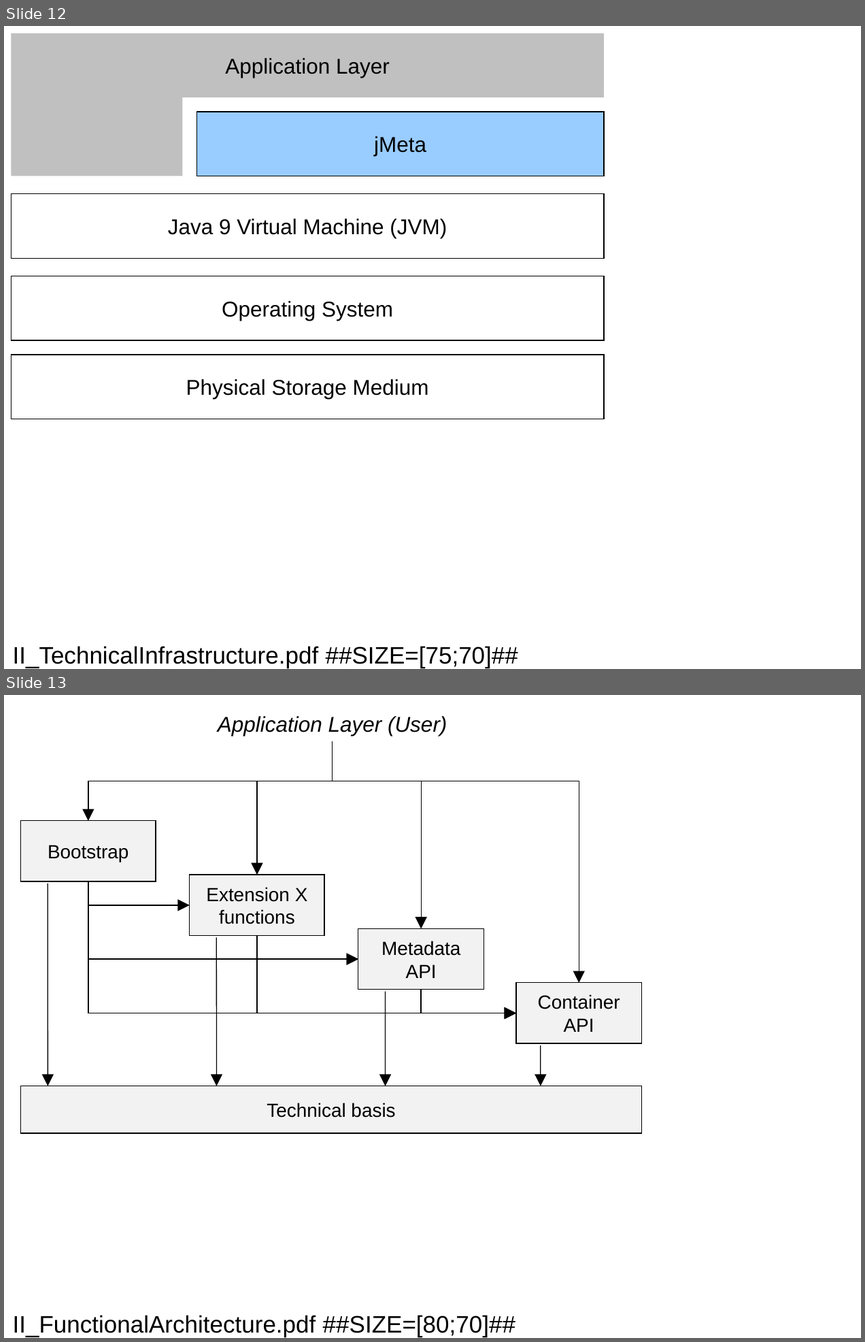
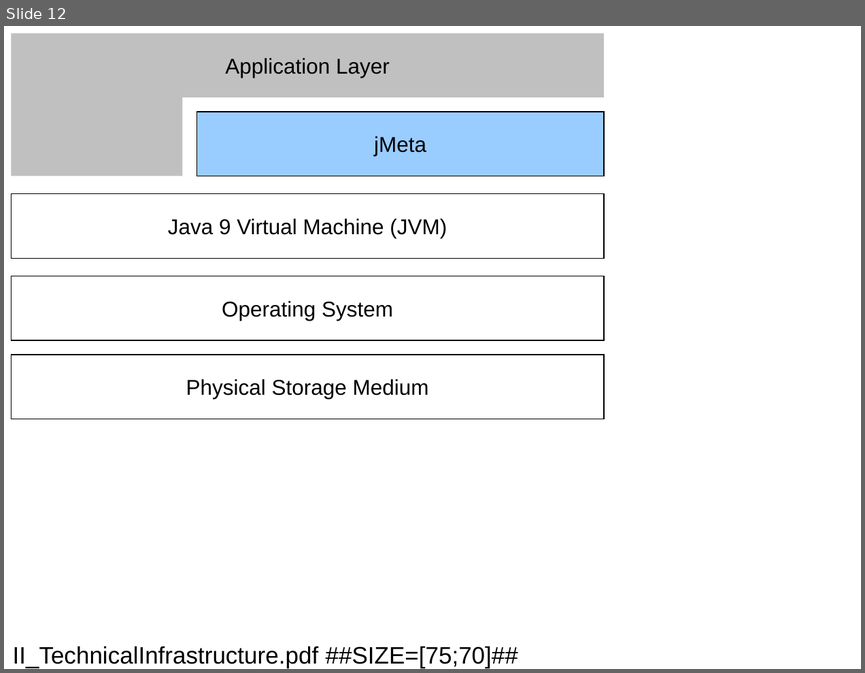
Before and after one commit to jebbard/jMeta, a slide deck: jMetaDocs/DesignConcept/figures/FiguresTotal.ppt. Shown one above the other, each under a label of ours: slides 12 and 13 before the commit, slide 12 after it. The pictures are 865x1342 and 865x673 pixels, drawn with LibreOffice and Linux fonts; fonts in the diff are those of the drawing. Boxes give left, top, right and bottom in pixels: in the first picture for what was removed or moved away, otherwise in the second. Text is boxed around its words. In the diff, an @@ line names an element or a change of style, - is before the commit and + after.

```diff
--- a/jMetaDocs/DesignConcept/figures/FiguresTotal.ppt
+++ b/jMetaDocs/DesignConcept/figures/FiguresTotal.ppt
@@ slide 13 removed at (4,695,861,1338), background #FFFFFF @@
@@ text removed at (218,716,447,736) @@
-Application Layer (User)
@@ elbow arrow removed from (332, 741) to (88, 821) @@
@@ elbow arrow removed from (332, 741) to (257, 875) @@
@@ elbow arrow removed from (332, 741) to (422, 929) @@
@@ elbow arrow removed from (332, 741) to (579, 983) @@
@@ rectangle removed at (21,821,156,882) @@
-Bootstrap
@@ rectangle removed at (189,875,324,936) @@
-Extension X functions
@@ arrow removed from (48, 883) to (48, 1086) @@
@@ elbow arrow removed from (88, 881) to (189, 905) @@
@@ elbow arrow removed from (88, 881) to (358, 959) @@
@@ elbow arrow removed from (88, 881) to (516, 1013) @@
@@ arrow removed from (216, 938) to (216, 1086) @@
@@ elbow arrow removed from (257, 936) to (358, 959) @@
@@ elbow arrow removed from (257, 936) to (516, 1013) @@
@@ rectangle removed at (358,929,484,989) @@
-Metadata API
@@ arrow removed from (385, 991) to (385, 1086) @@
@@ elbow arrow removed from (422, 989) to (516, 1013) @@
@@ rectangle removed at (516,983,643,1044) @@
-Container API
@@ arrow removed from (541, 1045) to (541, 1086) @@
@@ rectangle removed at (21,1086,641,1133) @@
-Technical basis
@@ title removed at (13,1314,515,1337) @@
-II_FunctionalArchitecture.pdf ##SIZE=[80;70]##
```
Also in this commit, not shown: 4 slides changed, 1 slide added, 51 other files.
